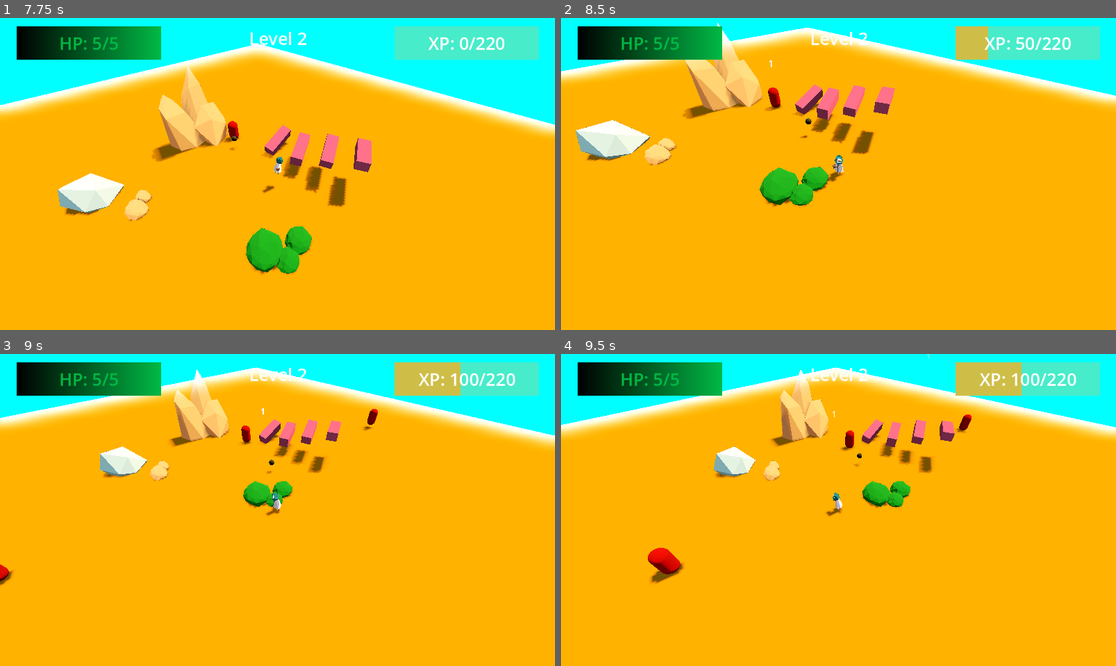
Above: before the commit, frames 1-4 (two rows, left to right).
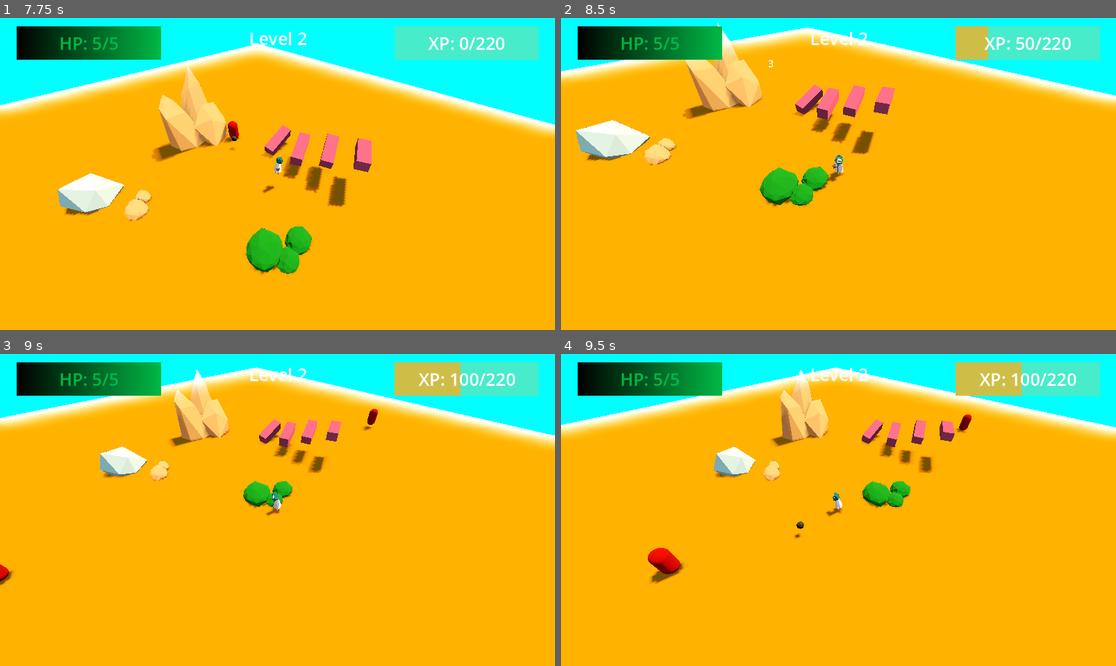
Above: after the commit, the same moments.

Repository: DeepRestGames/EcoDungeon
Game: Godot game, scene res://scenes/PrototypeScene_Weapons_01.tscn
Same seed, same stepped clock (60 frames per second), same inputs: the game is played once before the commit and once after it. A sky picture missing from this copy of the repository is replaced by a grey-blue gradient.
Inputs (mouse positions are in pixels of both pictures, inside the frame that each line leads up to):
- Up to frame 1 (7.75 s): tap Enter at 0.5 s; move the mouse to (399, 158) at 0.52 s; hold D (move_right) 0.53-1.28 s; tap Space (spacebar) at 0.6, 2.85, 5.1, 6.5, 7.35 s; move the mouse to (166, 189) at 1.27 s; hold S (move_down) 1.28-2.03 s; tap Mouse wheel up (zoom_in) at 1.35, 5.85 s; move the mouse to (333, 105) at 2.02 s; hold D (move_right) 2.03-2.78 s; hold Mouse wheel down (zoom_out) 2.03-2.78 s; move the mouse to (249, 236) at 2.77 s; hold W (move_up) 2.78-3.53 s; move the mouse to (444, 220) at 3.52 s; hold Mouse wheel up (zoom_in) 3.53-4.28 s; hold A (move_left) 3.53-5.03 s; move the mouse to (111, 127) at 4.27 s; tap Mouse wheel down (zoom_out) at 4.35 s; move the mouse to (305, 174) at 5.02 s; hold S (move_down) 5.03-5.78 s; move the mouse to (194, 96) at 5.77 s; hold D (move_right) 5.78-6.53 s; move the mouse to (399, 158) at 6.52 s; hold W (move_up) 6.53-7.28 s; hold Mouse wheel down (zoom_out) 6.53-7.28 s; move the mouse to (166, 189) at 7.27 s; hold D (move_right) from 7.28 s (still down)
- Up to frame 2 (8.5 s): move the mouse to (894, 105) at 8.02 s; release D (move_right) at 8.03 s; hold S (move_down) from 8.03 s (still down); hold Mouse wheel up (zoom_in) from 8.03 s (still down)
- Up to frame 3 (9 s): move the mouse to (249, 572) at 8.77 s; release S (move_down) at 8.78 s; release Mouse wheel up (zoom_in) at 8.78 s; hold A (move_left) from 8.78 s (still down); tap Mouse wheel down (zoom_out) at 8.85 s
- Up to frame 4 (9.5 s): keep holding A (move_left)

Frame 1 is identical in both runs. In frame 2, 0.2% of the frame differs, in the area x 36-46%, y 13-39%; in frame 3, 0.1%; in frame 4, 0.2%.

Commit message:
Working powerups
Needs tons of balancing, but now there's a good base to to have stats-focused powerups

Diff:
--- /dev/null
+++ b/resources/powerups/PowerupCooldown.tres
@@ -0,0 +1,16 @@
+[gd_resource type="Resource" script_class="WeaponPowerup" load_steps=2 format=3 uid="uid://bg7wwjs1hc0wp"]
+
+[ext_resource type="Script" path="res://scripts/weapons/powerups/WeaponPowerup.gd" id="1_1q5tw"]
+
+[resource]
+script = ExtResource("1_1q5tw")
+fire_cooldown_modifier_value = 2.0
+fire_cooldown_modifier_type = 2
+projectile_lifetime_modifier_value = 0.0
+projectile_lifetime_modifier_type = 0
+projectile_velocity_modifier_value = 0.0
+projectile_velocity_modifier_type = 0
+range_modifier_value = 0.0
+range_modifier_type = 0
+damage_modifier_value = 3.0
+damage_modifier_type = 0
--- /dev/null
+++ b/resources/powerups/PowerupDamage.tres
@@ -0,0 +1,16 @@
+[gd_resource type="Resource" script_class="WeaponPowerup" load_steps=2 format=3 uid="uid://c1bbt2beq5qgf"]
+
+[ext_resource type="Script" path="res://scripts/weapons/powerups/WeaponPowerup.gd" id="1_a02b8"]
+
+[resource]
+script = ExtResource("1_a02b8")
+fire_cooldown_modifier_value = 2.0
+fire_cooldown_modifier_type = 2
+projectile_lifetime_modifier_value = 0.0
+projectile_lifetime_modifier_type = 0
+projectile_velocity_modifier_value = 0.0
+projectile_velocity_modifier_type = 0
+range_modifier_value = 0.0
+range_modifier_type = 0
+damage_modifier_value = 3.0
+damage_modifier_type = 0
--- /dev/null
+++ b/resources/powerups/PowerupRange.tres
@@ -0,0 +1,16 @@
+[gd_resource type="Resource" script_class="WeaponPowerup" load_steps=2 format=3 uid="uid://bsx34846k3ork"]
+
+[ext_resource type="Script" path="res://scripts/weapons/powerups/WeaponPowerup.gd" id="1_baqlg"]
+
+[resource]
+script = ExtResource("1_baqlg")
+fire_cooldown_modifier_value = 0.0
+fire_cooldown_modifier_type = 0
+projectile_lifetime_modifier_value = 0.0
+projectile_lifetime_modifier_type = 0
+projectile_velocity_modifier_value = 0.0
+projectile_velocity_modifier_type = 0
+range_modifier_value = 0.0
+range_modifier_type = 0
+damage_modifier_value = 0.0
+damage_modifier_type = 0
--- /dev/null
+++ b/resources/powerups/PowerupShotgun.tres
@@ -0,0 +1,16 @@
+[gd_resource type="Resource" script_class="WeaponPowerup" load_steps=2 format=3 uid="uid://b6f0oxqfyb6tq"]
+
+[ext_resource type="Script" path="res://scripts/weapons/powerups/WeaponPowerup.gd" id="1_bh262"]
+
+[resource]
+script = ExtResource("1_bh262")
+fire_cooldown_modifier_value = 0.0
+fire_cooldown_modifier_type = 0
+projectile_lifetime_modifier_value = 0.0
+projectile_lifetime_modifier_type = 0
+projectile_velocity_modifier_value = 0.0
+projectile_velocity_modifier_type = 0
+range_modifier_value = 3.0
+range_modifier_type = 3
+damage_modifier_value = 3.0
+damage_modifier_type = 2
--- a/scenes/player/Player.tscn
+++ b/scenes/player/Player.tscn
@@ -432,7 +432,7 @@
 bones/3/rest = Transform3D(1, 0, 0, 0, 1, 0, 0, 0, 1, 0, 1.78706, 0)
 bones/3/enabled = true
 bones/3/position = Vector3(0, 1.78706, 0)
-bones/3/rotation = Quaternion(-0.0135458, 0.00497986, 0.00753109, 0.999868)
+bones/3/rotation = Quaternion(-0.0428601, 0.00859898, 0.0130043, 0.998959)
 bones/3/scale = Vector3(1, 1, 1)
 bones/4/name = "upperleg.L"
 bones/4/parent = 0
@@ -582,3 +582,5 @@
 [connection signal="health_change" from="." to="UI" method="_on_player_health_change"]
 [connection signal="level_up" from="PlayerExperience" to="UI" method="_on_player_experience_level_up"]
 [connection signal="xp_change" from="PlayerExperience" to="UI" method="_on_player_experience_xp_change"]
+
+[editable path="BaseWeapon"]
--- a/scenes/weapons/BaseWeapon.tscn
+++ b/scenes/weapons/BaseWeapon.tscn
@@ -22,8 +22,6 @@
 
 [node name="BaseWeapon" type="Node3D"]
 script = ExtResource("1_ilb8w")
-base_damage = 3.0
-weapon_range = 15.0
 
 [node name="WeaponRangeArea" type="Area3D" parent="."]
 visible = false
--- a/scripts/Player/UI.gd
+++ b/scripts/Player/UI.gd
@@ -10,6 +10,15 @@
 @onready var power_up_menu = $PowerUpMenu
 
 # TODO: max HP change
+
+# Powerups
+signal new_powerup(powerup)
+
+var powerup_damage: WeaponPowerup = preload("res://resources/powerups/PowerupDamage.tres")
+var powerup_cooldown: WeaponPowerup = preload("res://resources/powerups/PowerupCooldown.tres")
+var powerup_range: WeaponPowerup = preload("res://resources/powerups/PowerupRange.tres")
+var powerup_shotgun: WeaponPowerup = preload("res://resources/powerups/PowerupShotgun.tres")
+
 
 func _ready():
 	health.value = player.current_hp
@@ -50,5 +59,18 @@
 
 
 func _on_power_up_menu_id_pressed(id):
-	# TODO: process id of powerup and apply things
+	match id:
+		# Fire - Shotgun
+		0:
+			new_powerup.emit(powerup_shotgun)
+		# Water - Cooldown
+		1:
+			new_powerup.emit(powerup_cooldown)
+		# Earth - Damage
+		2:
+			new_powerup.emit(powerup_damage)
+		# Wind - Range
+		3:
+			new_powerup.emit(powerup_range)
+
 	get_tree().paused = false
--- a/scripts/weapons/BaseWeapon.gd
+++ b/scripts/weapons/BaseWeapon.gd
@@ -13,7 +13,7 @@
 # NOTE: get/set allow to modify ways in which we act on vars
 # This set makes it so values are clamped when changed
 
-@export var base_damage: float = 1.0
+@export var base_damage: float = 3.0
 var current_damage: float
 @export var projectile_lifetime: float = 2.0:
 	set(value):
@@ -21,7 +21,7 @@
 @export var projectile_velocity: float = 20.0:
 	set(value):
 		projectile_velocity = clamp(value, 1, MAX_VELOCITY)
-@export var weapon_range: float = 20.0:
+@export var weapon_range: float = 15.0:
 	set(value):
 		weapon_range = clamp(value, 1, MAX_RANGE)
 @export var fire_cooldown: float = 0.4:
--- a/scripts/weapons/powerups/WeaponPowerup.gd
+++ b/scripts/weapons/powerups/WeaponPowerup.gd
@@ -1,5 +1,4 @@
 class_name WeaponPowerup
-extends Node3D
 
 
 @export_group("Fire Cooldown", "fire_cooldown_")
--- a/scripts/weapons/powerups/WeaponPowerupSystem.gd
+++ b/scripts/weapons/powerups/WeaponPowerupSystem.gd
@@ -18,17 +18,10 @@
 	weapon_powerups.clear()
 
 	# TODO subscribe to new modifier signal, to be defined inside the UI script to choose a powerup
+	$"../../UI".new_powerup.connect(add_powerup)
 
 
 func add_powerup(powerup: WeaponPowerup):
-	print("-----------------------------------------------------------")
-	print("Adding new powerup! Current stats:\n")
-	print("Fire cooldown: " + str(base_weapon.fire_cooldown))
-	print("Projectile lifetime: " + str(base_weapon.projectile_lifetime))
-	print("Projectile velocity: " + str(base_weapon.projectile_velocity))
-	print("Range: " + str(base_weapon.weapon_range))
-	print("Damage: " + str(base_weapon.current_damage))
-
 	weapon_powerups.append(powerup)
 
 	_apply_powerup_modifiers(powerup)
